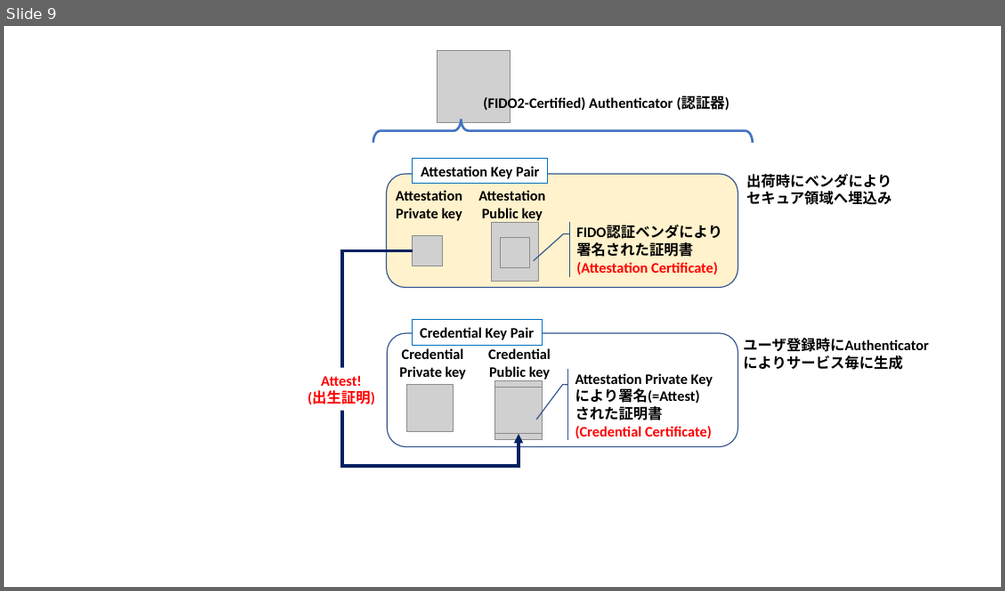
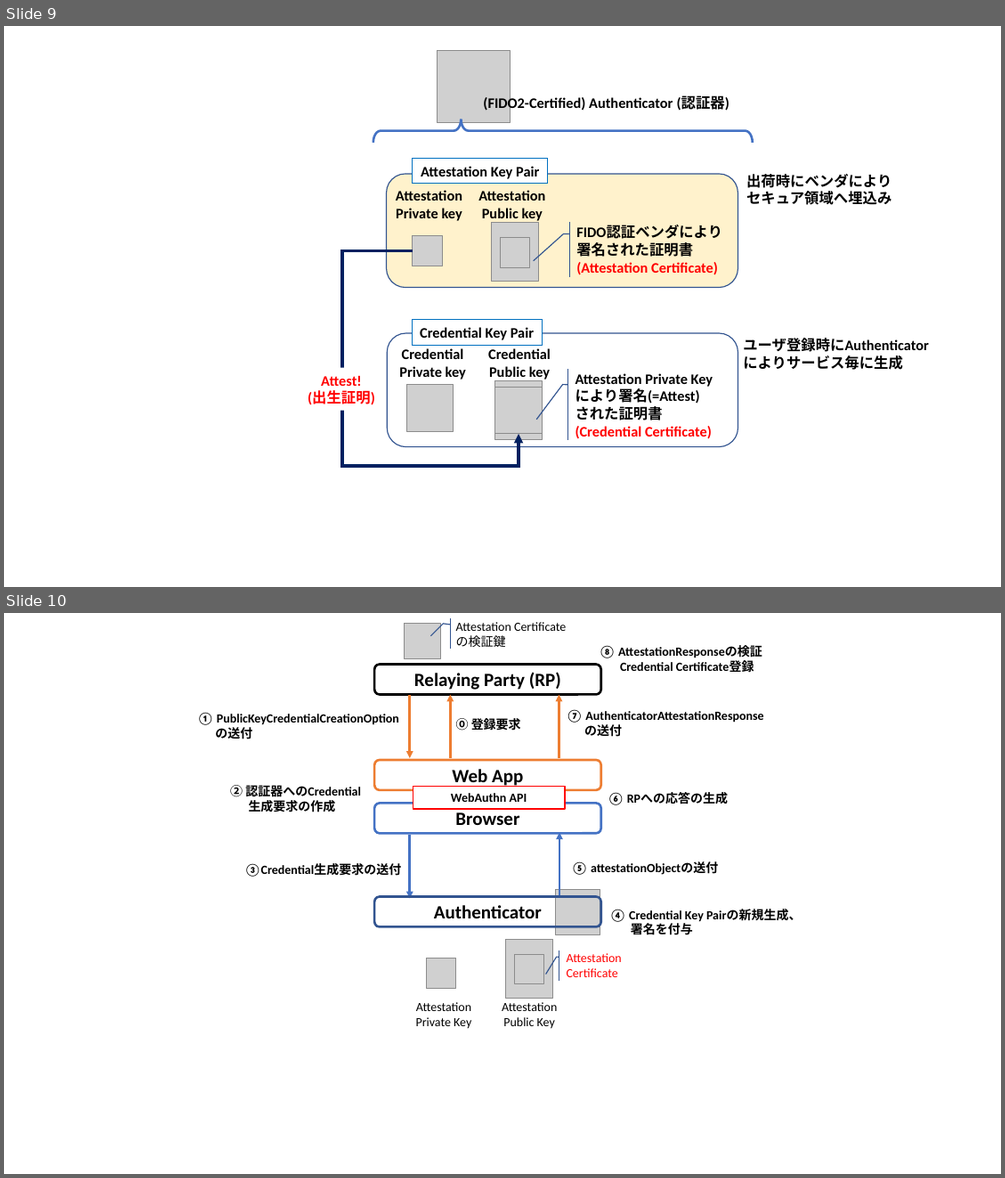
Before and after one commit to junkurihara/class-fido2_webauthn, a slide deck: slides/Figs/figures.pptx. Shown one above the other, each under a label of ours: slide 9 before the commit, slides 9 and 10 after it. The pictures are 1005x591 and 1005x1178 pixels, drawn with LibreOffice and Linux fonts; fonts in the diff are those of the drawing; grey boxes stand for pictures. Boxes give left, top, right and bottom in pixels: in the first picture for what was removed or moved away, otherwise in the second. Text is boxed around its words. In the diff, an @@ line names an element or a change of style, - is before the commit and + after.

```diff
--- a/slides/Figs/figures.pptx
+++ b/slides/Figs/figures.pptx
@@ slide 10 added at bbox=[4, 613, 1001, 1174], background #FFFFFF @@
@@ picture added at bbox=[404, 623, 440, 658] @@
@@ accent callout added at bbox=[448, 618, 579, 648], outline #325491 1 pt, 12 pt, text #000000 @@
+Attestation Certificateの検証鍵
@@ rounded rectangle added at bbox=[374, 665, 600, 695], fill #FFFFFF, outline #000000 2.25 pt, 18 pt, text #000000, bold @@
+Relaying Party (RP)
@@ text added at bbox=[599, 645, 762, 673], 12 pt, text #000000, bold @@
+⑧ AttestationResponseの検証
+Credential Certificate登録
@@ text added at bbox=[197, 712, 399, 739], 12 pt, text #000000, bold @@
+① PublicKeyCredentialCreationOption
+の送付
@@ arrow added from (410, 695) to (410, 758), #ED7D31 2.25 pt @@
@@ arrow added from (451, 758) to (451, 695), #ED7D31 2.25 pt @@
@@ text added at bbox=[456, 716, 521, 732], 12 pt, text #000000, bold @@
+⓪ 登録要求
@@ arrow added from (558, 758) to (558, 695), #ED7D31 2.25 pt @@
@@ text added at bbox=[566, 709, 763, 737], 12 pt, text #000000, bold @@
+⑦ AuthenticatorAttestationResponse
+の送付
@@ rounded rectangle added at bbox=[374, 760, 600, 789], fill #FFFFFF, outline #ED7D31 2.25 pt, 18 pt, text #000000, bold @@
+Web App
@@ text added at bbox=[230, 785, 361, 812], 12 pt, text #000000, bold @@
+② 認証器へのCredential
+生成要求の作成
@@ rectangle added at bbox=[413, 786, 565, 808], fill #FFFFFF, outline #FF0000 1.5 pt, 12 pt, text #000000, bold @@
+WebAuthn API
@@ text added at bbox=[607, 792, 728, 805], 12 pt, text #000000, bold @@
+⑥ RPへの応答の生成
@@ rounded rectangle added at bbox=[374, 803, 600, 833], fill #FFFFFF, outline #4472C4 2.25 pt, 18 pt, text #000000, bold @@
+Browser
@@ arrow added from (410, 835) to (410, 898), #4472C4 2.25 pt @@
@@ arrow added from (559, 896) to (559, 832), #4472C4 2.25 pt @@
@@ text added at bbox=[244, 863, 401, 876], 12 pt, text #000000, bold @@
+③Credential生成要求の送付
@@ text added at bbox=[571, 861, 718, 875], 12 pt, text #000000, bold @@
+⑤ attestationObjectの送付
@@ rounded rectangle added at bbox=[374, 896, 600, 926], outline #325491 2.25 pt, 18 pt, text #000000, bold @@
+Authenticator
@@ picture added at bbox=[555, 890, 600, 934] @@
@@ text added at bbox=[609, 908, 801, 935], 12 pt, text #000000, bold @@
+④ Credential Key Pairの新規生成、
+署名を付与
@@ picture added at bbox=[426, 957, 455, 988] @@
@@ picture added at bbox=[506, 939, 553, 998] @@
@@ picture added at bbox=[515, 954, 544, 984] @@
@@ accent callout added at bbox=[558, 950, 634, 981], outline #325491 1 pt, 12 pt, text #FF0000 @@
+Attestation Certificate
@@ text added at bbox=[416, 1002, 471, 1029], 12 pt, text #000000 @@
+Attestation
+Private Key
@@ text added at bbox=[502, 1002, 557, 1029], 12 pt, text #000000 @@
+Attestation
+Public Key
```
Also in this commit, not shown: 1 other slide added, 2 other files.
